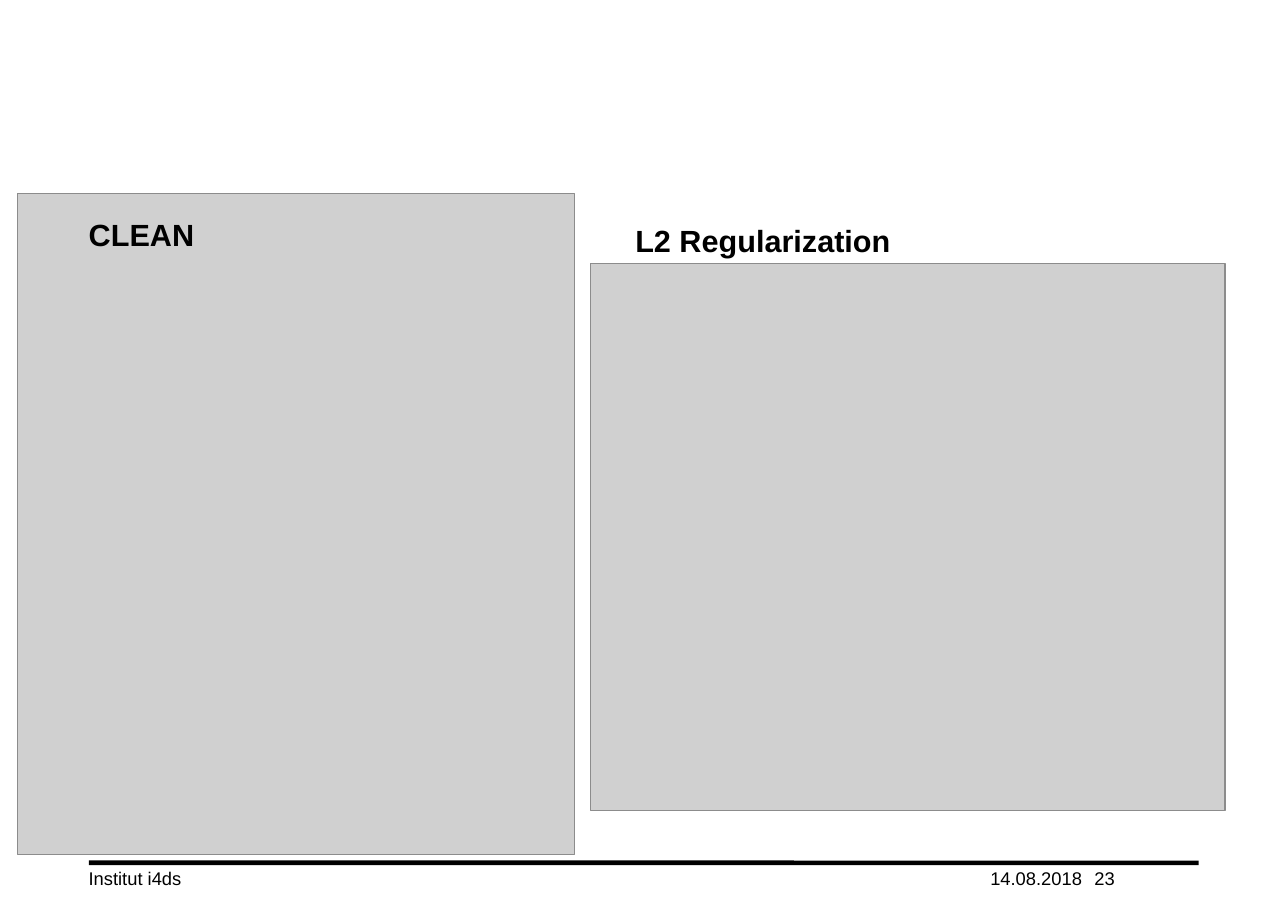
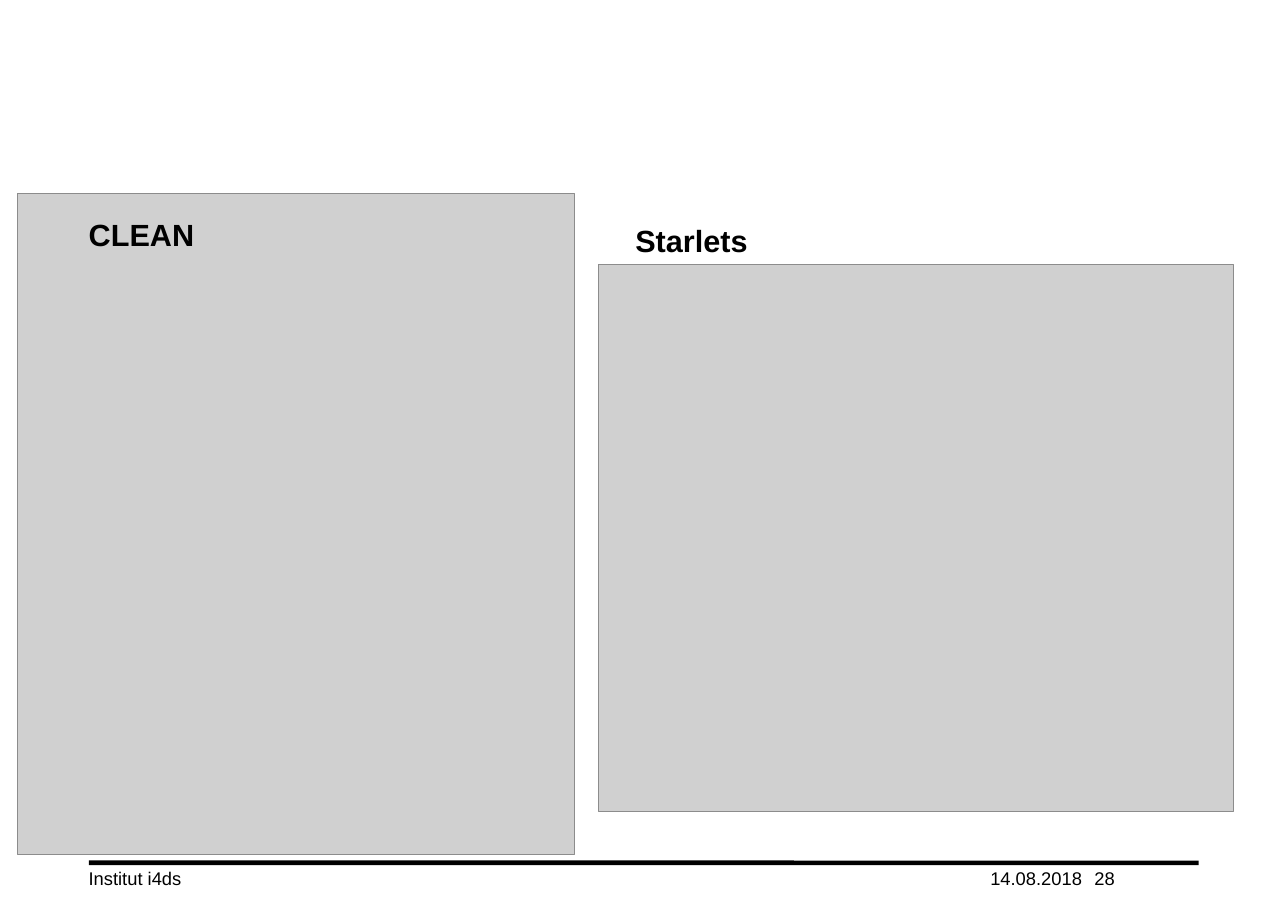
Before and after one commit to lord-blueberry/p7-doc, a slide deck: slide 28 of ppt/praes.pptx (slide 23 before the commit). Drawn at 1288x911 pixels with LibreOffice and Linux fonts; fonts in the diff are those of the drawing; grey boxes stand for pictures; background and template pictures are left out. Boxes give left, top, right and bottom in pixels: in the first picture for what was removed or moved away, otherwise in the second. Text is boxed around its words. In the diff, an @@ line names an element or a change of style, - is before the commit and + after.

```diff
--- a/ppt/praes.pptx
+++ b/ppt/praes.pptx
@@ text at (x1=635, y1=229, x2=747, y2=253): text changed @@
-L2 Regularization
+Starlets
@@ picture moved from (x1=591, y1=263, x2=1225, y2=810) to (x1=599, y1=264, x2=1234, y2=811) @@
@@ page number at (x1=1094, y1=872, x2=1114, y2=885): text changed @@
-23
+28
```
Also in this commit, not shown: 8 other slides changed, 1 slide added, 11 other files.
